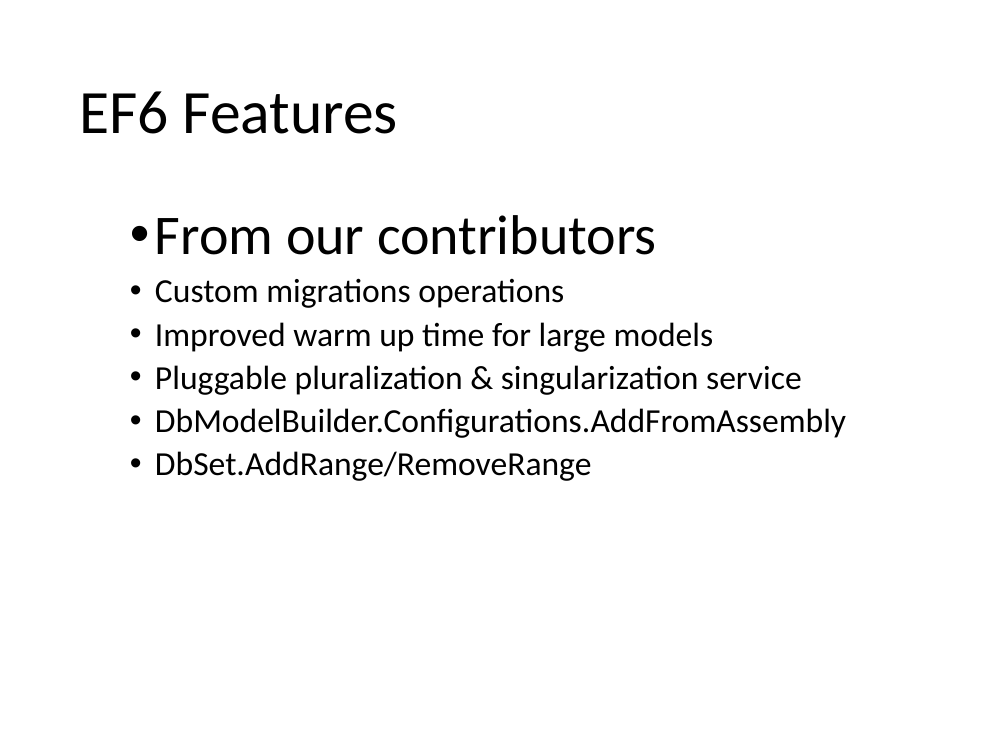
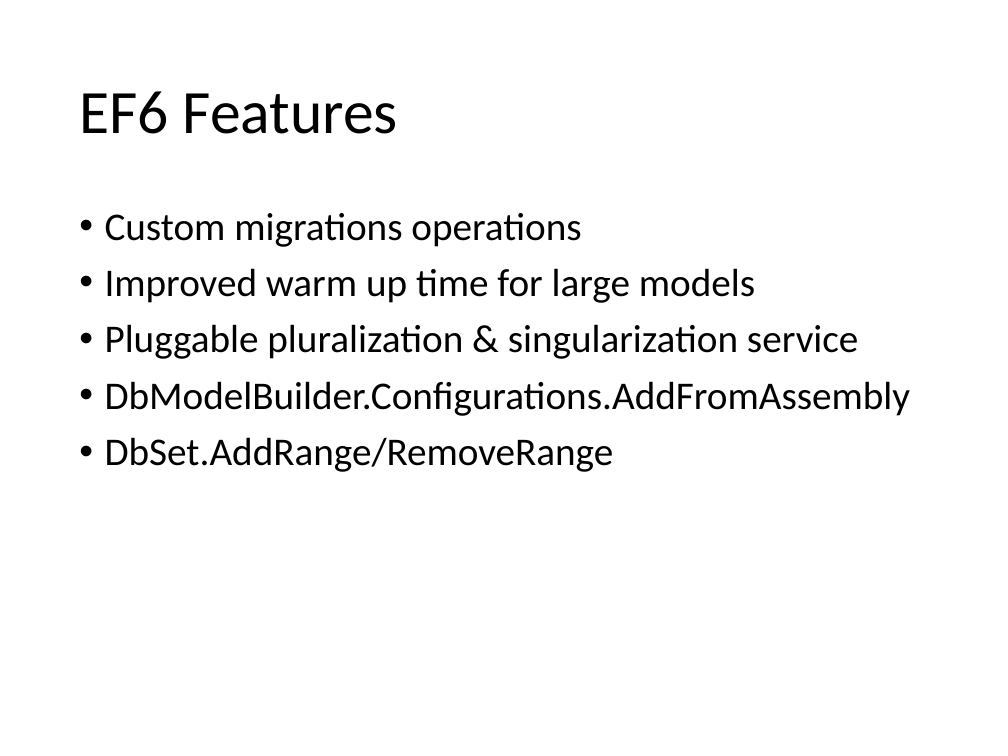
Before and after one commit to SeamlessThingies-Learn-DotNet3Day/DotNetProgramming, a slide deck: slide 18 of Slides/EF/1 - Introduction to EF.pptx. Drawn at 1008x756 pixels with LibreOffice and Linux fonts; fonts in the diff are those of the drawing. Boxes give left, top, right and bottom in pixels: in the first picture for what was removed or moved away, otherwise in the second. Text is boxed around its words. In the diff, an @@ line names an element or a change of style, - is before the commit and + after.

```diff
--- a/Slides/EF/1 - Introduction to EF.pptx
+++ b/Slides/EF/1 - Introduction to EF.pptx
@@ text "Custom migrations operations" at bbox=[105, 213, 911, 472]: size 24 to 28 pt; list level 2 to 1 in "Custom migrations operations"; list level 2 to 1 in "Improved warm up time for ..."; list level 2 to 1 in "Pluggable pluralization & singularization service"; list level 2 to 1 in "DbModelBuilder.Configurations.AddFromAssembly"; list level 2 to 1 in "DbSet.AddRange/RemoveRange" @@
@@ text at bbox=[155, 215, 657, 255]: paragraph removed @@
-  • From our contributors
```
Also in this commit, not shown: 11 other slides changed, 1 slide added, 15 slides removed, 11 other files.
